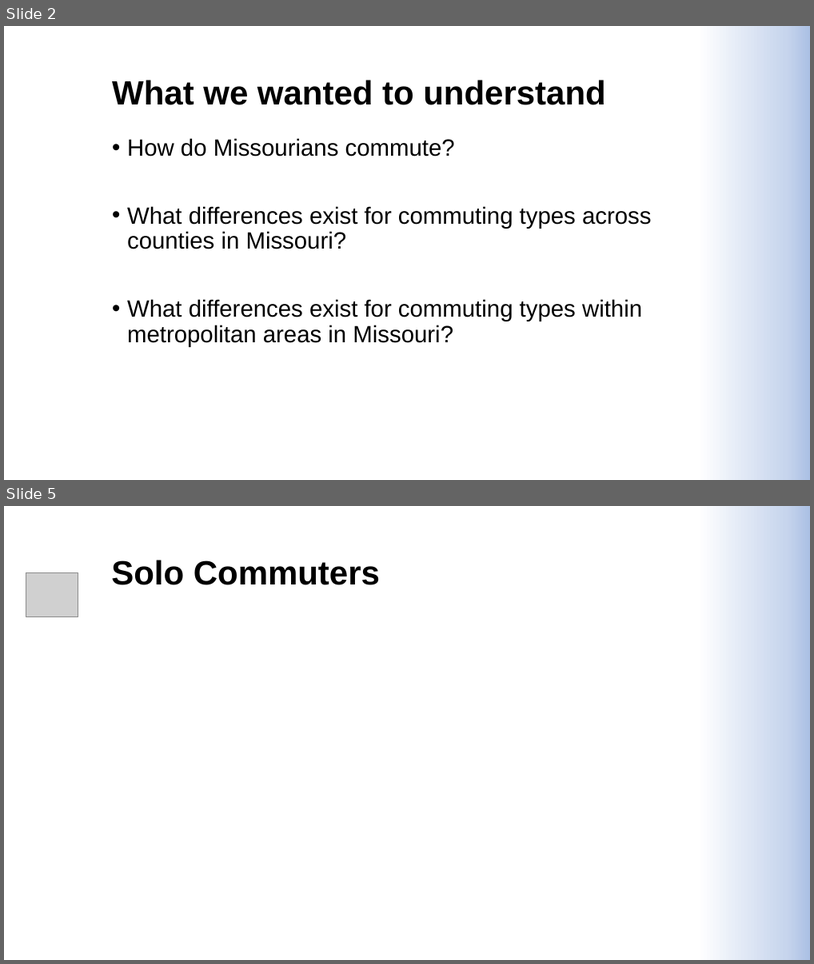
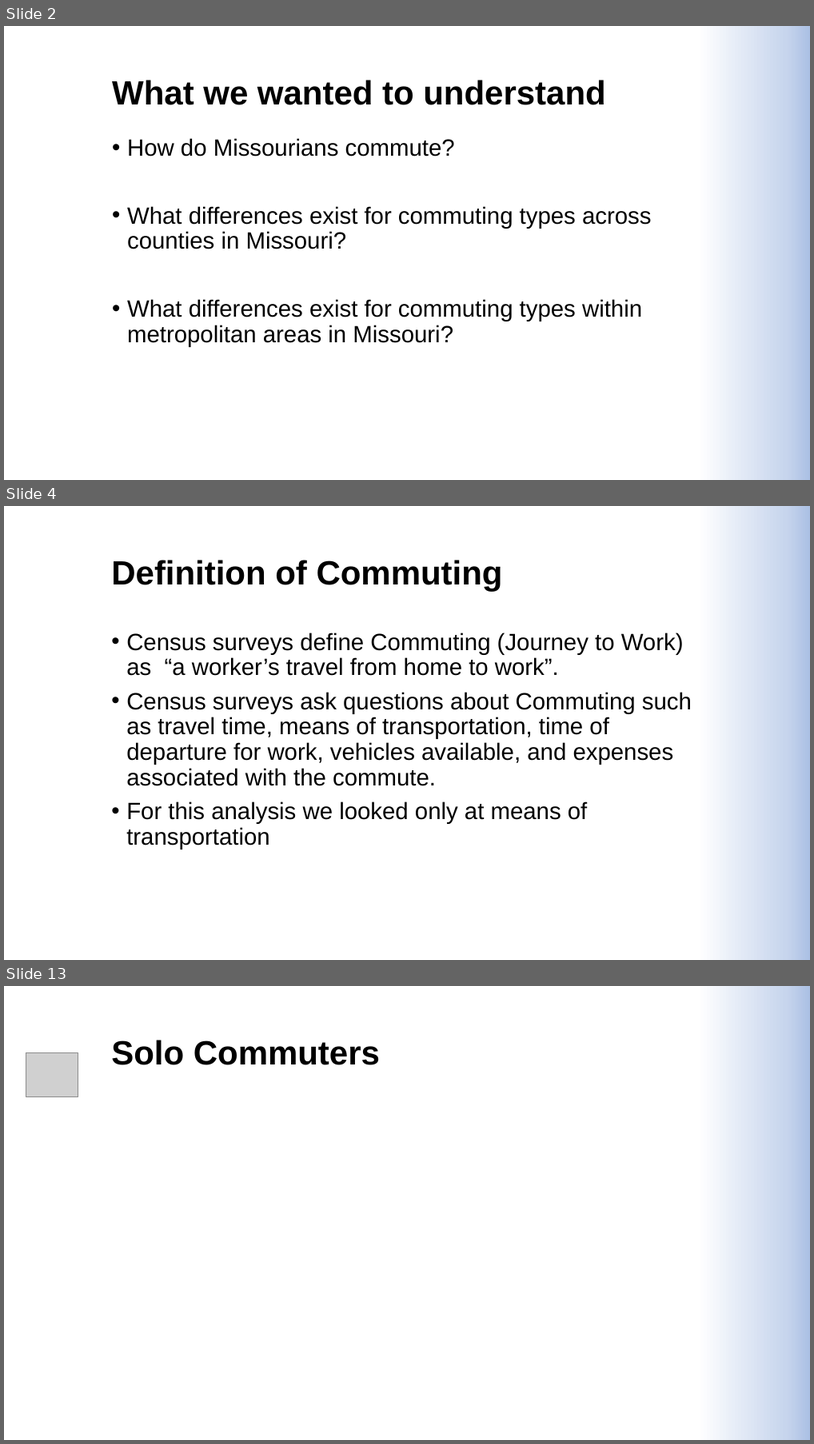
Before and after one commit to Ampwy5/Project1Git-, a slide deck: Missouri Commuter Analysis.pptx. Shown one above the other, each under a label of ours: slides 2 and 5 before the commit, slides 2, 4 and 13 after it; the slides between them are not shown. The pictures are 814x964 and 814x1444 pixels, drawn with LibreOffice and Linux fonts; fonts in the diff are those of the drawing; grey boxes stand for pictures; background and template pictures are left out. Boxes give left, top, right and bottom in pixels: in the first picture for what was removed or moved away, otherwise in the second. Text is boxed around its words. In the diff, an @@ line names an element or a change of style, - is before the commit and + after.

```diff
--- a/Missouri Commuter Analysis.pptx
+++ b/Missouri Commuter Analysis.pptx
@@ slide 4 added at (4,506,810,960), background gradient #FFFFFF to #C7D5ED to #ABC0E4 @@
@@ title added at (111,560,503,592), 40 pt, text #000000, bold @@
+Definition of Commuting
@@ text added at (126,632,692,849), 28 pt, text #000000 @@
+• Census surveys define Commuting (Journey to Work) as “a worker’s travel from home to work”.
+• Census surveys ask questions about Commuting such as travel time, means of transportation, time of departure for work, vehicles available, and expenses associated with the commute.
+• For this analysis we looked only at means of transportation
@@ what was slide 5 is now slide 13 @@
```
Also in this commit, not shown: 2 slides changed, 6 other slides added, 6 slides removed, 6 other files.
